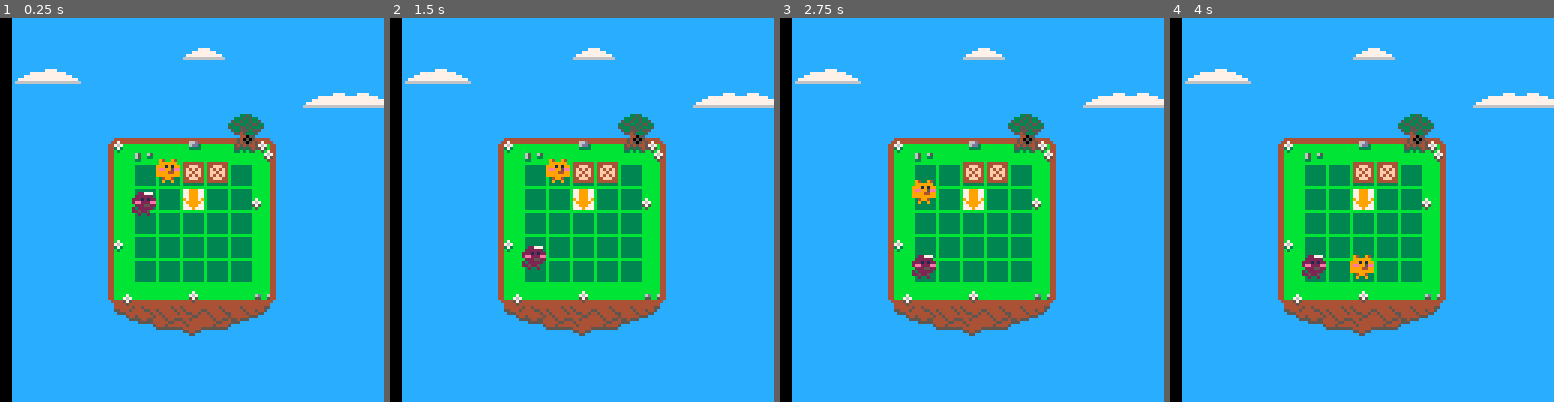
Above: before the commit, frames 1-4 (left to right).
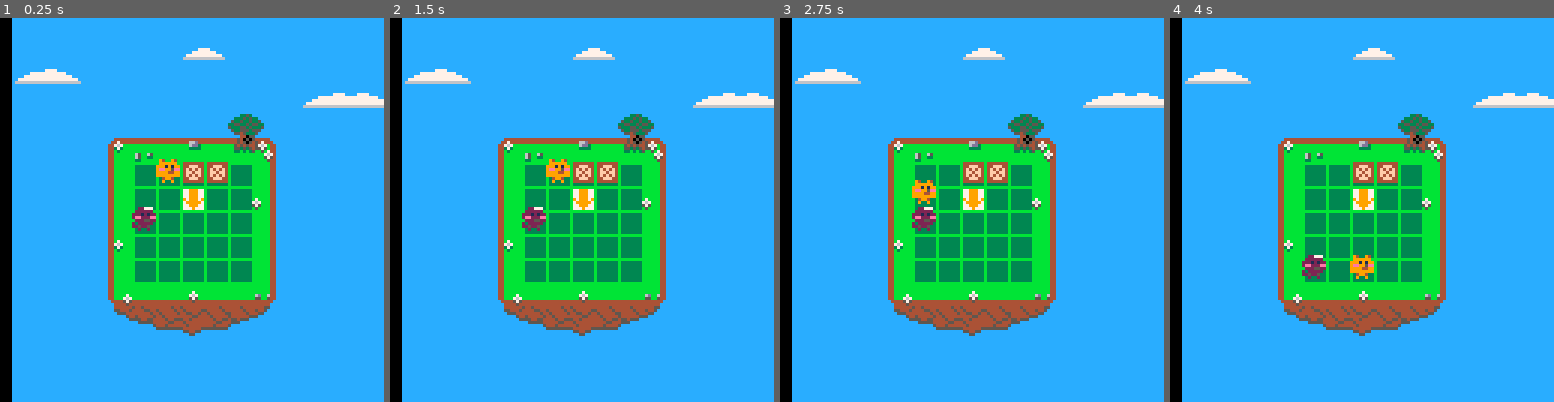
Above: after the commit, the same moments.

Repository: accidentalrebel/pico8-pop-puff
Game: PICO-8 cartridge pop-puff.p8
Same seed, same stepped clock (60 frames per second), same inputs: the game is played once before the commit and once after it.
Inputs:
- Up to frame 1 (0.25 s): no input
- Up to frame 2 (1.5 s): no input
- Up to frame 3 (2.75 s): hold Left 1.97-2.37 s; hold Down from 2.42 s (still down)
- Up to frame 4 (4 s): release Down at 2.82 s; hold Right 2.87-3.53 s; hold Up from 3.58 s (still down)

The runs differ from the first frame. In frame 1, 0.5% of the frame differs, in the area x 34-41%, y 45-56%; in frame 2, 0.6%, in the area x 34-41%, y 49-66%; in frame 3, 0.6%; in frame 4, nothing differs.

Commit message:
Can now push _puff too.

Diff:
--- a/pop-puff.p8
+++ b/pop-puff.p8
@@ -128,9 +128,7 @@
    end
 
    make_player(_pop,2,1)
-
-   a = make_player(_puff,1,2)
-   make_tween(a,_y,(5+board_pad_y)*8,0.02)
+   make_player(_puff,1,3)
 
    -- a = make_actor(_cake,8,8,0,-1,1,1,_spr_cupcake)
    -- attach(a,get_tile_at(1,4))
@@ -236,6 +234,7 @@
    local p = tween.obj
 
    if p.stop_on_next_tile then
+      printh("Stopped on next tile!" .. p.tag)
       p.stop_on_next_tile = false
       return
    end
@@ -251,7 +250,6 @@
       else
 	 local next_tile=get_next_tile(p,p.pointing)
 	 if next_tile != nil and can_move_to_tile(p,next_tile) then
-	    printh("on tween reached..."..p.tag..": "..next_tile.col..","..next_tile.row)
 	    slide_to_tile(p,next_tile.col,next_tile.row)
 	 end
 	 break
@@ -327,7 +325,6 @@
 end
 
 function slide_to_tile(a,col,row)
-   printh(a.tag..a.col.."?="..col..";"..a.row.."?="..row)
    local target_tile = get_tile_at(col,row)
    if a.col != col then
       make_tween(a,_x,target_tile.x,0.1,on_tween_reached)
@@ -336,13 +333,11 @@
       make_tween(a,_y,target_tile.y,0.1,on_tween_reached)
    end
 
-   local child = get_child_of_type(target_tile, {_box})
+   local child = get_child_of_type(target_tile, {_box,_pop,_puff})
    if child != nil then
-      printh("handling child...")
       local t = get_next_tile(child,get_direction(a,child))
-      child.pointhing = a.pointing
-
-      slide_to_tile(child,child.col+1,child.row)
+      child.pointing = a.pointing
+      slide_to_tile(child,t.col,t.row)
 
       a.stop_on_next_tile = true
    end
@@ -379,7 +374,6 @@
       end
    end
    if can_move_to_tile(a,t) then
-      printh("controlling...")
       slide_to_tile(a,t.col,t.row)
    end
 end
@@ -656,9 +650,6 @@
 
 
 
-__gff__
-0000000000000000000000000000000000000000000000000000000000000000000000000000000000000000000000000000000000000000000000000000000000000000000000000000000000000000000000000000000000000000000000000000000000000000000000000000000000000000000000000000000000000000
-0000000000000000000000000000000000000000000000000000000000000000000000000000000000000000000000000000000000000000000000000000000000000000000000000000000000000000000000000000000000000000000000000000000000000000000000000000000000000000000000000000000000000000
 __map__
 0808080808080808080808080808080800000000000000000000000000000000000000000000000000000000000000000000000000000000000000000000000000000000000000000000000000000000000000000000000000000000000000000000000000000000000000000000000000000000000000000000000000000000
 08080808080808090b0808080808080800000000000000000000000000000000000000000000000000000000000000000000000000000000000000000000000000000000000000000000000000000000000000000000000000000000000000000000000000000000000000000000000000000000000000000000000000000000
Not shown, changed: the sound effects (__sfx__) section of pop-puff.p8
